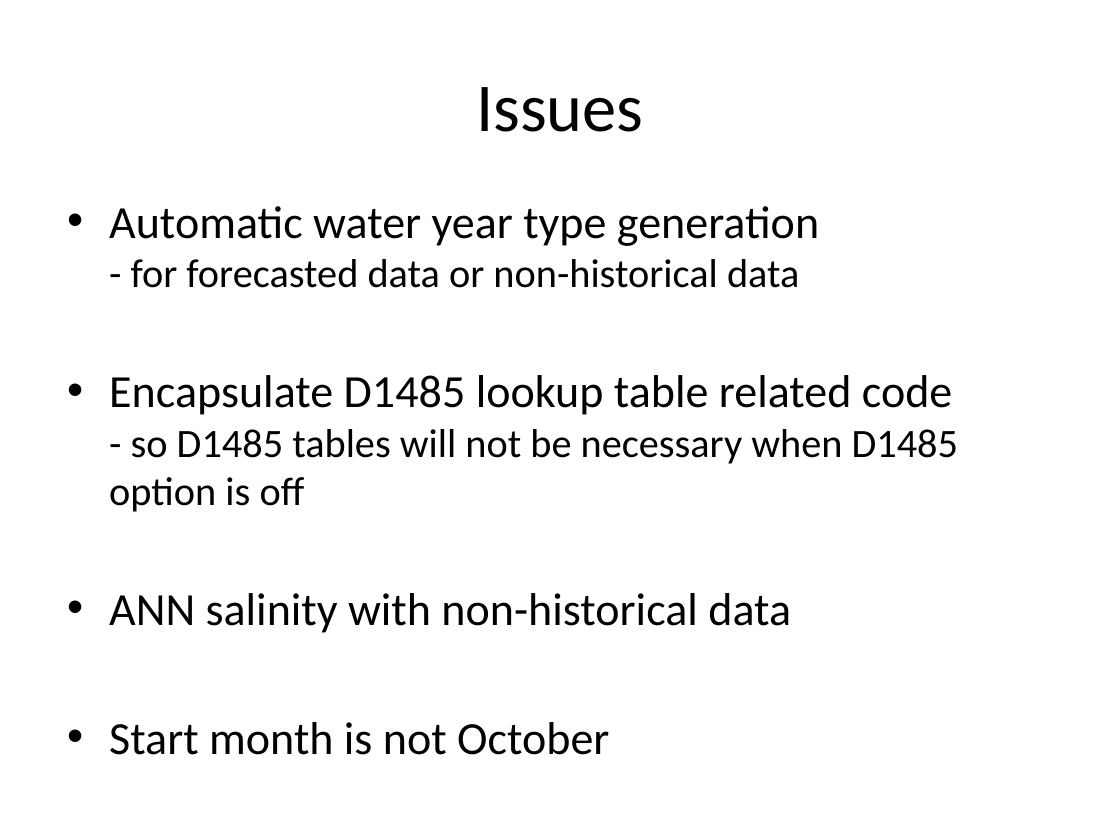
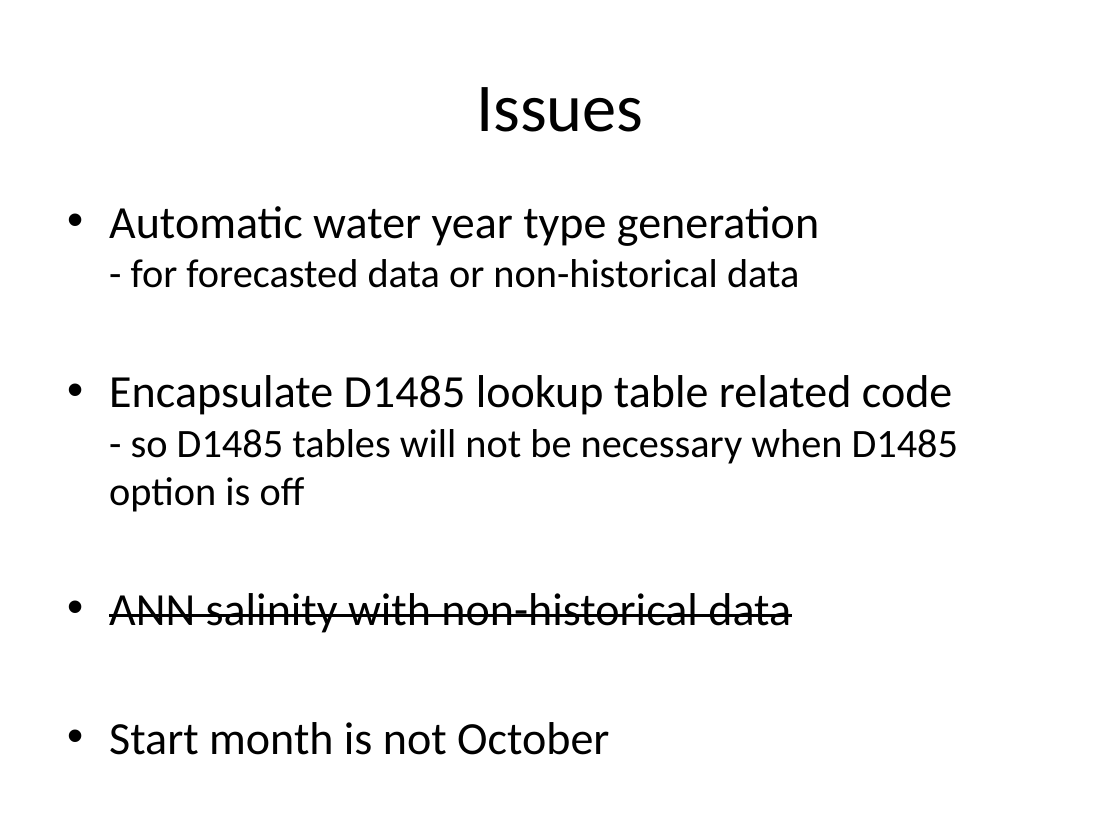
Before and after one commit to CentralValleyModeling/wrims, a slide deck: slide 12 of wrims2_vscript/doc/Position Analysis with CalLite_20130717.pptx. Drawn at 1120x840 pixels with LibreOffice and Linux fonts; fonts in the diff are those of the drawing. Boxes give left, top, right and bottom in pixels: in the first picture for what was removed or moved away, otherwise in the second. Text is boxed around its words. In the diff, an @@ line names an element or a change of style, - is before the commit and + after.

```diff
--- a/wrims2_vscript/doc/Position Analysis with CalLite_20130717.pptx
+++ b/wrims2_vscript/doc/Position Analysis with CalLite_20130717.pptx
@@ text at [109, 593, 791, 633]: strikethrough on in "ANN salinity with non-historical data" @@
```
Also in this commit, not shown: 2 other slides changed, 2 slides added.
